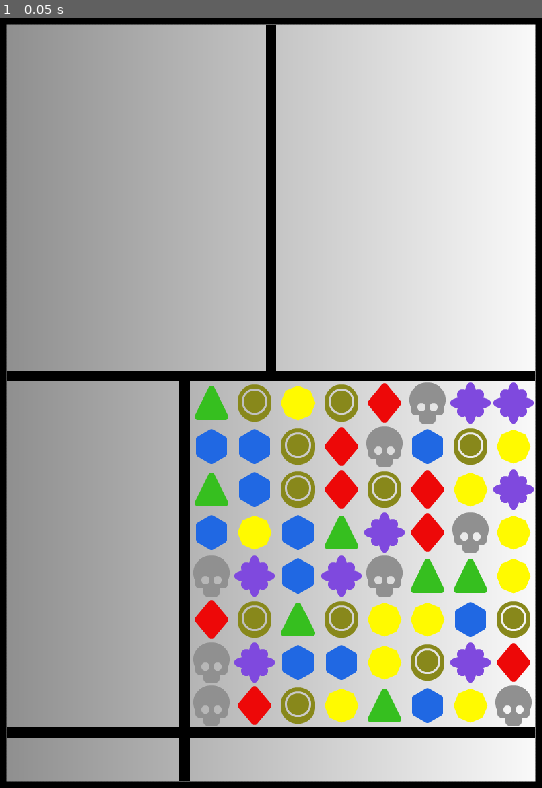
Above: before the commit, frame 1.
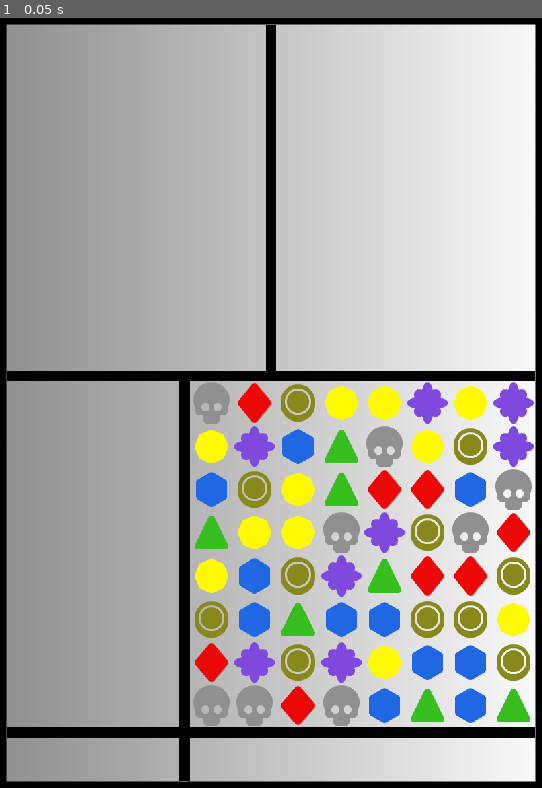
Above: after the commit, the same moment.

Repository: ewwollesen/PuzzleQuest
Game: Godot game, scene res://GameWindow.tscn
Two runs of this game, one before a commit and one after it. Both use one fixed random seed, a clock stepped at 60 frames per second and the inputs below.
Inputs:
- Up to frame 1 (0.05 s): no input

The runs differ from the first frame. In frame 1, 13% of the frame differs, in the area x 35-99%, y 47-92%.

Commit message:
added gem movement

Diff:
--- a/Pieces/DamageGem.tscn
+++ b/Pieces/DamageGem.tscn
@@ -3,7 +3,7 @@
 [ext_resource path="res://Assets/Icons/damage.png" type="Texture" id=1]
 [ext_resource path="res://Pieces/Gem.tscn" type="PackedScene" id=2]
 
-[node name="Gem" instance=ExtResource( 2 )]
+[node name="DamageGem" instance=ExtResource( 2 )]
 type = "damage"
 
 [node name="Sprite" parent="." index="0"]
--- a/Scripts/Grid.gd
+++ b/Scripts/Grid.gd
@@ -24,10 +24,16 @@
 # Click  variables
 var first_click: Vector2 = Vector2.ZERO
 var final_click: Vector2 = Vector2.ZERO
+var controlling: bool = false
 
 func _ready() -> void:
 	all_gems = make_array()
 	spawn_gems()
+	#print(all_gems)
+
+
+func _process(_delta: float) -> void:
+	ui_click()
 
 
 func make_array() -> Array:
@@ -61,7 +67,6 @@
 
 
 func match_at(column: int, row: int, type: String) -> bool:
-	var default_return = false
 	if column > 1:
 		if all_gems[column - 1][row] != null and all_gems[column - 2][row]:
 			if all_gems[column - 1][row].type == type and all_gems[column - 2][row].type == type:
@@ -71,17 +76,62 @@
 		if all_gems[column][row - 1] != null and all_gems[column][row - 2]:
 			if all_gems[column][row - 1].type == type and all_gems[column][row - 2].type == type:
 				return true
-	return default_return
+	return false
 
 
 func grid_to_pixel(column: int, row: int) -> Vector2:
-	var new_x = X_START + OFFSET * row
-	var new_y = Y_START - OFFSET * column
+	var new_x = X_START + OFFSET * column
+	var new_y = Y_START - OFFSET * row
 	return Vector2(new_x, new_y)
 
 
-func ui_click():
+func pixel_to_grid(pixel_x: float, pixel_y: float) -> Vector2:
+	var new_x: int = round((pixel_x - X_START) / OFFSET)
+	var new_y: int = round((pixel_y - Y_START) / -OFFSET)
+	return Vector2(new_x, new_y)
+
+
+func is_in_grid(column: int, row: int) -> bool:
+	if column >= 0 and column < WIDTH:
+		if row >= 0 and row < HEIGHT:
+			return true
+	return false
+
+
+func ui_click() -> void:
 	if Input.is_action_just_pressed("ui_click"):
 		first_click = get_global_mouse_position()
+		var grid_position: Vector2 = pixel_to_grid(first_click.x, first_click.y)
+		print("click grid position: ", grid_position)
+		if is_in_grid(grid_position.x, grid_position.y):
+			controlling = true
+
 	if Input.is_action_just_released("ui_click"):
 		final_click = get_global_mouse_position()
+		var grid_position: Vector2 = pixel_to_grid(final_click.x, final_click.y)
+		print("release grid position: ", grid_position)
+		if is_in_grid(grid_position.x, grid_position.y) and controlling:
+			click_difference(pixel_to_grid(first_click.x, first_click.y), grid_position)
+
+
+func swap_gems(column: int, row: int, direction: Vector2) -> void:
+	var first_gem: Node2D = all_gems[column][row]
+	var other_gem: Node2D = all_gems[column + direction.x][row + direction.y]
+	all_gems[column][row] = other_gem
+	all_gems[column + direction.x][row + direction.y] = first_gem
+	first_gem.position = grid_to_pixel(column + direction.x, row + direction.y)
+	other_gem.position = grid_to_pixel(column, row)
+
+
+func click_difference(grid_start, grid_end) -> void:
+	var difference: Vector2 = grid_end - grid_start
+	if abs(difference.x) > abs(difference.y):
+		if difference.x > 0:
+			swap_gems(grid_start.x, grid_start.y, Vector2.RIGHT)
+		elif difference.x < 0:
+			swap_gems(grid_start.x, grid_start.y, Vector2.LEFT)
+	elif abs(difference.y) > abs(difference.x):
+		if difference.y > 0:
+			swap_gems(grid_start.x, grid_start.y, Vector2.DOWN)
+		elif difference.y < 0:
+			swap_gems(grid_start.x, grid_start.y, Vector2.UP)
--- a/project.godot
+++ b/project.godot
@@ -7,16 +7,6 @@
 ;   param=value ; assign values to parameters
 
 config_version=4
-
-_global_script_classes=[ {
-"base": "",
-"class": "GitAPI",
-"language": "NativeScript",
-"path": "res://Addons/godot-git-plugin/git_api.gdns"
-} ]
-_global_script_class_icons={
-"GitAPI": ""
-}
 
 [application]
 
